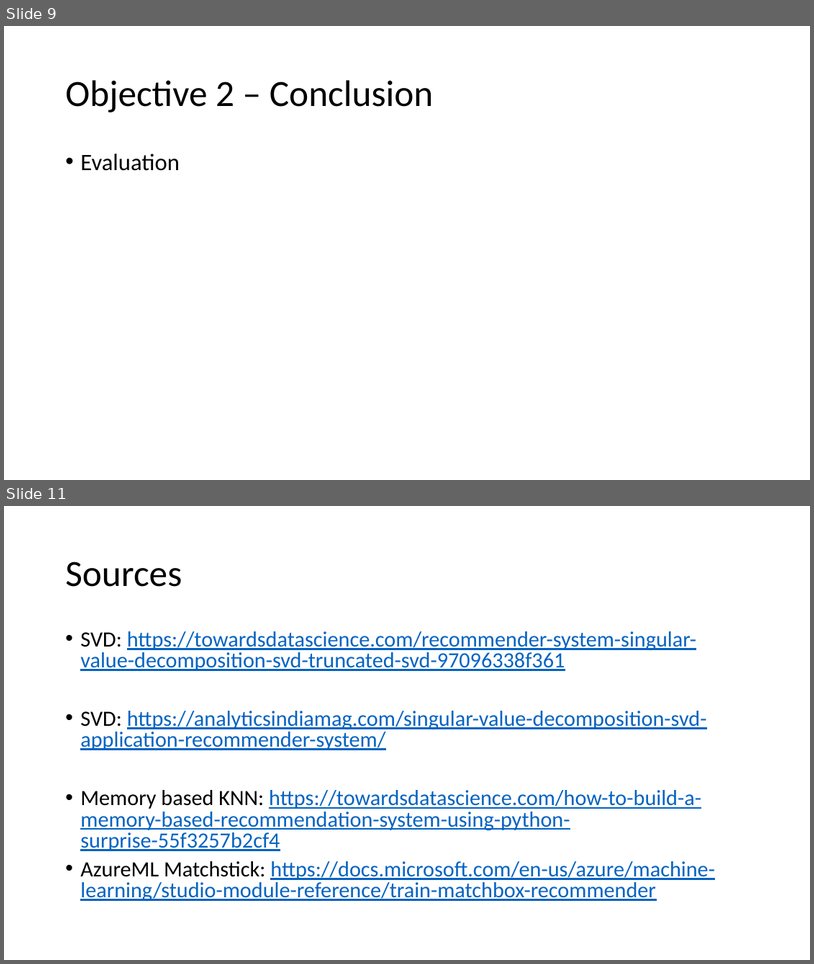
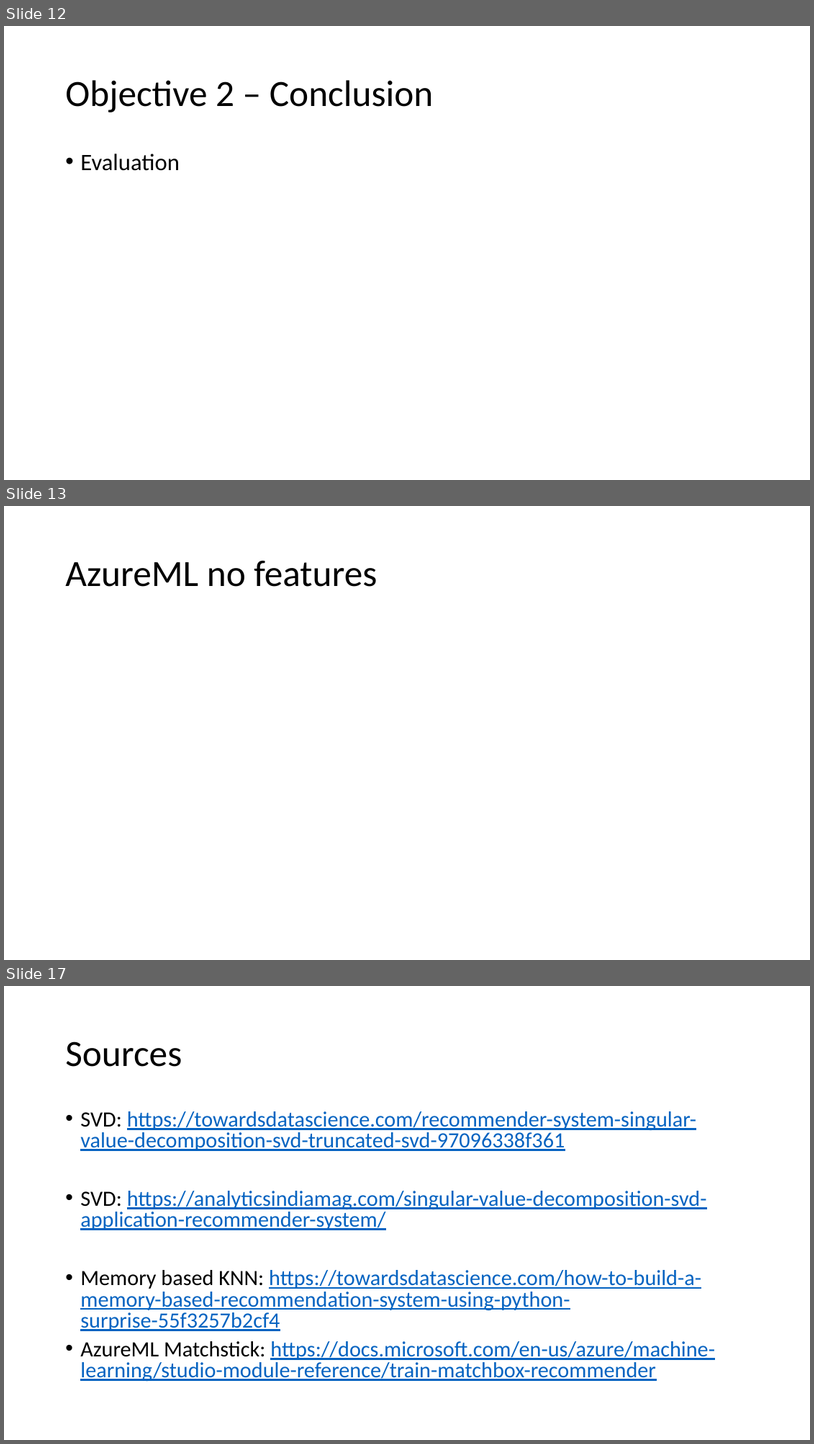
Before and after one commit to deejayrusso/Movie-Recommendation-System, a slide deck: Data Mining Project.pptx. Shown one above the other, each under a label of ours: slides 9 and 11 before the commit, slides 12, 13 and 17 after it; the slides between them are not shown. The pictures are 814x964 and 814x1444 pixels, drawn with LibreOffice and Linux fonts; fonts in the diff are those of the drawing. Boxes give left, top, right and bottom in pixels: in the first picture for what was removed or moved away, otherwise in the second. Text is boxed around its words. In the diff, an @@ line names an element or a change of style, - is before the commit and + after.

```diff
--- a/Data Mining Project.pptx
+++ b/Data Mining Project.pptx
@@ slide 13 added at [4,506,810,960], background #FFFFFF @@
@@ title added at [65,560,377,587], 44 pt, text #000000 @@
+AzureML no features
@@ what was slide 9 is now slide 12 @@
@@ what was slide 11 is now slide 17 @@
```
Also in this commit, not shown: 4 slides changed, 7 other slides added, 2 slides removed, 1 other file.
